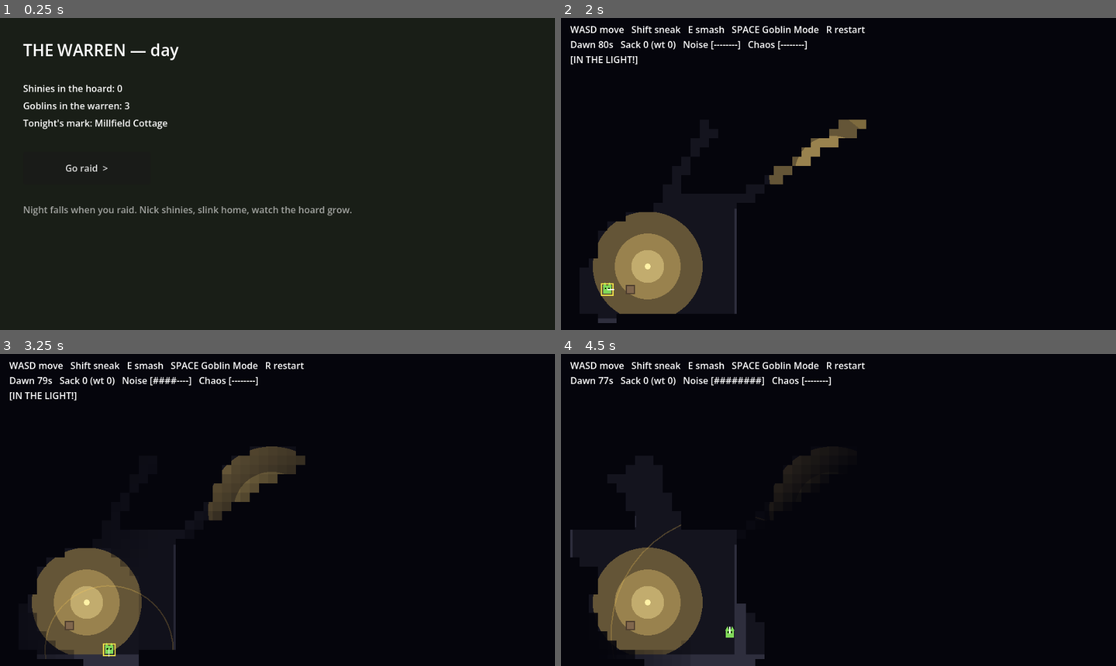
Above: before the commit, frames 1-4 (two rows, left to right).
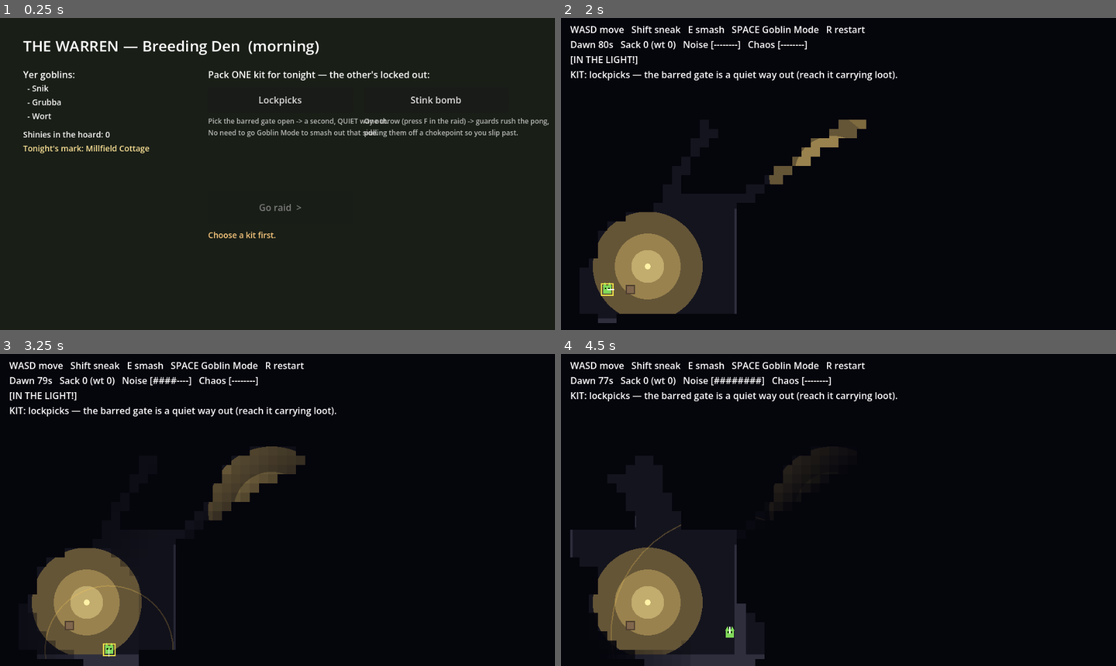
Above: after the commit, the same moments.

Repository: steverowley/goblin-mode
Game: Godot game, scene res://scenes/main.tscn
Two runs of this game, one before a commit and one after it. Both use one fixed random seed, a clock stepped at 60 frames per second and the inputs below.
Inputs (mouse positions are in pixels of both pictures, inside the frame that each line leads up to):
- Up to frame 1 (0.25 s): no input
- Up to frame 2 (2 s): click (844, 99) at 0.5 s, where only the run after the commit has a clickable "Lockpicks"; click "Go raid >" at 1.25 s
- Up to frame 3 (3.25 s): tap Enter at 2 s; hold D 2.03-2.78 s; tap F at 2.1, 2.85 s; tap Space at 2.27, 3.02 s; hold S from 2.78 s (still down)
- Up to frame 4 (4.5 s): release S at 3.53 s; hold D 3.53-4.28 s; tap R at 3.6 s; tap F at 3.8 s; hold W from 4.28 s (still down); tap E at 4.35 s

The runs differ from the first frame. In frame 1, 5.4% of the frame differs, in the area x 4-99%, y 7-71%; in frame 2, 0.7%; in frame 3, 0.7%; in frame 4, 0.7%.

Commit message:
feat(warren): build the Recruitment Den with one forced morning kit choice
The M2-3 day-room (#8): each morning the Den forces ONE consequential choice
(decision I) that changes HOW the raid plays, not just raw power.

- warren.gd is reworked into the cursor-driven Breeding Den: it shows the roster
  + hoard, and presents a forced kit fork (lockpicks OR stink bomb). Picking one
  locks out the other for that raid, writes GameState.loadout, and only then
  un-gates the "Go raid" button. A fresh morning resets the choice.
- game_state.gd gains a serialisable `loadout` string (KIT_LOCKPICKS / KIT_STINK)
  so the raid reads the morning choice back.
- fun_probe.gd reads the kit and visibly changes play:
  * lockpicks -> the barred gate becomes a quiet second exit (no Goblin Mode
    needed to leave that side), redrawn as "picked".
  * stink bomb -> a one-shot F throw drops a cloud that lures nearby guards in to
    investigate, dragging them off a chokepoint so you slip past.
  With no kit (launched directly) every new branch stays inert, so the standalone
  Fun Probe is unchanged.

Verified headless: Den spine + standalone raid boot clean, and a throwaway
harness drove two full mornings (lockpicks then stink) confirming the Go-raid
gate, the per-morning reset, and the raid reading each kit.

Refs #8

Co-Authored-By: Claude Opus 4.8 (1M context) <noreply@anthropic.com>

Diff:
--- a/scripts/fun_probe.gd
+++ b/scripts/fun_probe.gd
@@ -53,6 +53,15 @@
 var embedded := false
 var _awaiting_return := false        # embedded + resolved: next key returns to the warren
 
+# --- Morning loadout (issue #8): the one kit the Den packed, read from GameState.
+# None when launched directly -> the Fun Probe plays exactly as the base greybox.
+const STINK_R := 220.0               # stink-cloud radius that pulls guards in to investigate
+const STINK_TIME := 3.5              # how long the pong lingers
+var _kit_lockpicks := false          # the barred gate becomes a quiet 2nd exit (no frenzy needed)
+var _stink_charges := 0              # one-shot stink bombs in the sack
+var _stink_pos := Vector2.ZERO
+var _stink_t := 0.0                  # remaining stink-cloud time
+
 var _player: GoblinScript
 var _guards: Array = []       # the tall-folk on patrol (noise routed to all)
 
@@ -87,6 +96,7 @@
 	_build_stuff()
 	_build_actors()
 	_build_hud()
+	_apply_loadout()
 
 func _init_fog() -> void:
 	# The memory fog lives on its own CanvasLayer above the world (so it covers
@@ -230,6 +240,16 @@
 	_banner.visible = false
 	layer.add_child(_banner)
 
+## Read the morning loadout the Den wrote into GameState (issue #8). Launched
+## directly, GameState.loadout is "" -> no kit -> the raid plays exactly as the
+## base greybox cut always has.
+func _apply_loadout() -> void:
+	match GameState.loadout:
+		GameState.KIT_LOCKPICKS:
+			_kit_lockpicks = true
+		GameState.KIT_STINK:
+			_stink_charges = 1
+
 func _physics_process(delta: float) -> void:
 	if _state != "play":
 		return
@@ -260,11 +280,20 @@
 	for g in _guards:
 		g.set_tension(tension)
 
-	# Win first, so reaching the OUT door (with loot) or smashing the gate in
-	# frenzy on the very last frame counts as a win, not a dawn loss.
+	# Stink bomb (issue #8): while the cloud lingers it keeps pulling nearby guards
+	# in to investigate the pong — drop it to drag them off a chokepoint, then slip by.
+	if _stink_t > 0.0:
+		_stink_t -= delta
+		for g in _guards:
+			if g.global_position.distance_to(_stink_pos) < STINK_R:
+				g.hear_noise(_stink_pos, 1.0)
+
+	# Win first, so reaching the OUT door (with loot) or leaving via the gate on the
+	# very last frame counts as a win, not a dawn loss. The gate is a frenzy smash-out
+	# OR, with the lockpicks kit, a quiet exit you can stroll through carrying loot.
 	if _player.sack > 0 and _player.global_position.distance_to(EXIT_POS) < EXIT_R:
 		_win()
-	elif _player.frenzy and _player.global_position.distance_to(GATE_POS) < GATE_R:
+	elif _player.global_position.distance_to(GATE_POS) < GATE_R and (_player.frenzy or (_kit_lockpicks and _player.sack > 0)):
 		_win()
 
 	# Dawn breaks — caught in the open.
@@ -305,6 +334,8 @@
 			_spawn_text(_player.global_position, "GOBLIN MODE!", Color(0.6, 1.0, 0.2))
 	elif event.keycode == KEY_E:
 		_smash_near(_player.global_position, SMASH_R, false)
+	elif event.keycode == KEY_F:
+		_deploy_stink()
 
 ## Route a noise event from somewhere in the world to everything that can hear.
 ## (One guard today; a loop over a guard list tomorrow.)
@@ -480,6 +511,16 @@
 
 func _spawn_text(pos: Vector2, text: String, color: Color) -> void:
 	_floaters.append({"pos": pos + Vector2(-12, -18), "text": text, "life": 1.2, "max": 1.2, "color": color})
+
+## Lob the one stink bomb at the goblin's feet (issue #8). The cloud then lures
+## nearby guards in to investigate (handled each frame in _physics_process).
+func _deploy_stink() -> void:
+	if _stink_charges <= 0:
+		return
+	_stink_charges -= 1
+	_stink_pos = _player.global_position
+	_stink_t = STINK_TIME
+	_spawn_text(_stink_pos, "*PHWOAR* stink bomb!", Color(0.6, 1.0, 0.3))
 
 func _on_caught() -> void:
 	if _state == "play":
@@ -554,6 +595,14 @@
 		flags += "[GUARD ON YOU!]"
 	if flags != "":
 		lines.append(flags.strip_edges())
+	# Kit line (issue #8) — only shown when a morning kit is packed, so the
+	# standalone Fun Probe's HUD is unchanged.
+	if _kit_lockpicks:
+		lines.append("KIT: lockpicks — the barred gate is a quiet way out (reach it carrying loot).")
+	elif _stink_t > 0.0:
+		lines.append("KIT: *stink cloud active* — slip past while they cough!")
+	elif _stink_charges > 0:
+		lines.append("KIT: stink bomb x%d — press F near a chokepoint to lure the guards." % _stink_charges)
 	_info.text = "\n".join(lines)
 
 func _meter(v: float, cells: int) -> String:
@@ -573,11 +622,17 @@
 	# Walls.
 	for r in _wall_rects:
 		draw_rect(r, Color(0.18, 0.18, 0.24))
-	# Barred gate — smash out here in Goblin Mode.
-	var frenzy := _player != null and _player.frenzy
-	var gate_col := Color(0.75, 0.5, 0.2, 0.95) if frenzy else Color(0.45, 0.35, 0.2, 0.8)
-	draw_rect(Rect2(GATE_POS.x - 6, GATE_POS.y - 28, 12, 56), gate_col)
-	_label(GATE_POS + Vector2(-118, 2), "smash-out (frenzy) ->", Color(0.8, 0.7, 0.4, 0.85))
+	# Barred gate — smash out in Goblin Mode, OR (with the lockpicks kit) a quiet exit.
+	if _kit_lockpicks:
+		var carrying := _player != null and _player.sack > 0
+		var gcol := Color(0.3, 0.7, 1.0, 0.5) if carrying else Color(0.3, 0.7, 1.0, 0.22)
+		draw_rect(Rect2(GATE_POS.x - 6, GATE_POS.y - 28, 12, 56), gcol)
+		_label(GATE_POS + Vector2(-150, 2), "picked — slip out ->", Color(0.6, 0.85, 1.0, 0.9))
+	else:
+		var frenzy := _player != null and _player.frenzy
+		var gate_col := Color(0.75, 0.5, 0.2, 0.95) if frenzy else Color(0.45, 0.35, 0.2, 0.8)
+		draw_rect(Rect2(GATE_POS.x - 6, GATE_POS.y - 28, 12, 56), gate_col)
+		_label(GATE_POS + Vector2(-118, 2), "smash-out (frenzy) ->", Color(0.8, 0.7, 0.4, 0.85))
 	# Exit (brightens once you're carrying loot).
 	var carrying := _player != null and _player.sack > 0
 	var ef := 0.42 if carrying else 0.16
@@ -605,6 +660,12 @@
 			probe._draw_overlay(self)
 
 func _draw_overlay(cv: CanvasItem) -> void:
+	# Stink cloud (issue #8) — a green pall, kept bright above the fog, that lures guards in.
+	if _stink_t > 0.0:
+		var sa: float = clampf(_stink_t / STINK_TIME, 0.0, 1.0)
+		cv.draw_circle(_stink_pos, STINK_R, Color(0.5, 0.9, 0.3, 0.08 * sa))
+		cv.draw_arc(_stink_pos, STINK_R, 0.0, TAU, 48, Color(0.6, 1.0, 0.3, 0.5 * sa), 2.0)
+		cv.draw_circle(_stink_pos, 8.0, Color(0.7, 1.0, 0.35, 0.85 * sa))
 	# Where each guard is heading to investigate a noise / search after losing you.
 	for g in _guards:
 		if g.investigating:
--- a/scripts/game_state.gd
+++ b/scripts/game_state.gd
@@ -9,11 +9,19 @@
 
 const SCHEMA_VERSION := 1
 
+## The morning loadout the Recruitment Den writes (issue #8): the one kit the
+## player packs for tonight's raid, which the raid reads to change HOW it plays.
+## Kept a plain string id (one of KIT_* below, or "" for "not chosen yet") so it
+## stays JSON-serialisable alongside the rest of GameState.
+const KIT_LOCKPICKS := "lockpicks"
+const KIT_STINK := "stink"
+
 var schema_version := SCHEMA_VERSION
 var roster: Array = []              # living goblins, each a plain Dictionary
 var resources: Dictionary = {}      # the warren's stockpiles, e.g. {"shinies": 0}
 var unlocks: Array = []             # unlocked things, as string ids
 var chosen_target: Dictionary = {}  # the raid the player picked for tonight
+var loadout := ""                   # this morning's packed kit (KIT_* or "")
 var last_raid: Dictionary = {}      # summary of the most recent raid's outcome
 
 func _ready() -> void:
@@ -31,4 +39,5 @@
 	resources = {"shinies": 0}
 	unlocks = []
 	chosen_target = {"name": "Millfield Cottage", "difficulty": 1}
+	loadout = ""
 	last_raid = {}
--- a/scripts/warren.gd
+++ b/scripts/warren.gd
@@ -1,21 +1,41 @@
 extends Control
-## M2-1 placeholder Warren (the day room).
+## M2-3 (#8): the Recruitment / Breeding Den — the one hand-built warren room the
+## vertical slice commits to (decision L). Cursor-driven, greybox.
 ##
-## The real Recruitment/Breeding Den, economy, and job assignment arrive in
-## later M2 issues (#8, #12). For the tracer bullet this is just a readout of the
-## persistent GameState plus one button that fires the raid — enough to SEE the
-## day->night->return loop run end to end (last night's loot lands in the hoard).
+## Each MORNING forces exactly ONE consequential choice (decision I) that changes
+## HOW tonight's raid plays, not just raw power: the player packs ONE kit
+## (lockpicks OR stink bomb) — picking one locks out the other for that raid.
+## The choice is written into GameState.loadout; the raid reads it. The raid can't
+## be launched until the choice is made.
 ##
 ## Built in code to match the project's style (the raid level is built in code
-## too — the .tscn is a bare root node).
+## too — the .tscn is a bare root node). Recruitment/breeding proper, the economy,
+## and job assignment arrive in later M2 issues (#9, #12).
 
 signal go_raid
 
+## The kits on offer this morning. Keys MUST match GameState.KIT_* ids; the raid
+## (fun_probe.gd) reads the same ids back to decide how it plays.
+const KITS := {
+	GameState.KIT_LOCKPICKS: {
+		"label": "Lockpicks",
+		"short": "lockpicks",
+		"blurb": "Pick the barred gate open -> a second, QUIET way out.\nNo need to go Goblin Mode to smash out that side.",
+	},
+	GameState.KIT_STINK: {
+		"label": "Stink bomb",
+		"short": "stink bomb",
+		"blurb": "One throw (press F in the raid) -> guards rush the pong,\npulling them off a chokepoint so you slip past.",
+	},
+}
+
 var _hoard: Label
-var _roster: Label
-var _target: Label
+var _go_btn: Button
+var _choice_hint: Label
+var _kit_btns := {}        # kit id -> Button
 
 func _ready() -> void:
+	GameState.loadout = ""   # a fresh morning: the choice must be made again
 	set_anchors_and_offsets_preset(Control.PRESET_FULL_RECT)
 
 	var bg := ColorRect.new()
@@ -25,37 +45,77 @@
 	add_child(bg)
 
 	var title := Label.new()
-	title.text = "THE WARREN — day"
-	title.position = Vector2(40, 36)
-	title.add_theme_font_size_override("font_size", 28)
+	title.text = "THE WARREN — Breeding Den  (morning)"
+	title.position = Vector2(40, 30)
+	title.add_theme_font_size_override("font_size", 26)
 	add_child(title)
 
-	_hoard = _stat(Vector2(40, 110))
-	_roster = _stat(Vector2(40, 140))
-	_target = _stat(Vector2(40, 170))
+	# --- Roster + hoard panel (left) ---
+	_label("Yer goblins:", Vector2(40, 86), 16)
+	var y := 112
+	for g in GameState.roster:
+		var nm: String = str(g.get("name", "?"))
+		var alive: bool = bool(g.get("alive", true))
+		var line := _label("  - %s%s" % [nm, "" if alive else "  (dead)"], Vector2(40, y), 14)
+		if not alive:
+			line.modulate = Color(1, 1, 1, 0.4)
+		y += 24
+	_hoard = _label("", Vector2(40, y + 8), 14)
+	_label("Tonight's mark: %s" % str(GameState.chosen_target.get("name", "—")),
+		Vector2(40, y + 32), 14).modulate = Color(1, 0.9, 0.6)
 
-	var btn := Button.new()
-	btn.text = "Go raid  >"
-	btn.position = Vector2(40, 232)
-	btn.size = Vector2(220, 56)
-	btn.pressed.connect(func() -> void: go_raid.emit())
-	add_child(btn)
+	# --- The forced morning choice (right) ---
+	_label("Pack ONE kit for tonight — the other's locked out:", Vector2(360, 86), 16)
+	var cx := 360
+	for kit_id in KITS:
+		var info: Dictionary = KITS[kit_id]
+		var btn := Button.new()
+		btn.text = info.label
+		btn.position = Vector2(cx, 120)
+		btn.size = Vector2(250, 44)
+		btn.pressed.connect(_on_pick.bind(kit_id))
+		add_child(btn)
+		_kit_btns[kit_id] = btn
+		_label(info.blurb, Vector2(cx, 170), 12).modulate = Color(1, 1, 1, 0.7)
+		cx += 270
 
-	var hint := Label.new()
-	hint.text = "Night falls when you raid. Nick shinies, slink home, watch the hoard grow."
-	hint.position = Vector2(40, 320)
-	hint.modulate = Color(1, 1, 1, 0.6)
-	add_child(hint)
+	# --- Launch (gated on the choice) ---
+	_go_btn = Button.new()
+	_go_btn.text = "Go raid  >"
+	_go_btn.position = Vector2(360, 300)
+	_go_btn.size = Vector2(250, 56)
+	_go_btn.disabled = true
+	_go_btn.pressed.connect(func() -> void: go_raid.emit())
+	add_child(_go_btn)
+
+	_choice_hint = _label("Choose a kit first.", Vector2(360, 366), 14)
+	_choice_hint.modulate = Color(1, 0.8, 0.5)
 
 	_refresh()
 
-func _stat(pos: Vector2) -> Label:
+func _on_pick(kit_id: String) -> void:
+	if GameState.loadout != "":
+		return   # already packed this morning — the choice is locked
+	GameState.loadout = kit_id
+	for id in _kit_btns:
+		var b: Button = _kit_btns[id]
+		b.disabled = true                                # lock out further picks
+		if id == kit_id:
+			b.text = "%s  (PACKED)" % KITS[id].label
+			b.modulate = Color(0.6, 1.0, 0.5)            # chosen — green
+		else:
+			b.modulate = Color(1, 1, 1, 0.35)            # locked out — greyed
+	_go_btn.disabled = false
+	_choice_hint.text = "Packed the %s. Slink out when ready." % KITS[kit_id].short
+	_choice_hint.modulate = Color(0.6, 1.0, 0.5)
+
+func _label(text: String, pos: Vector2, size := 14) -> Label:
 	var l := Label.new()
+	l.text = text
 	l.position = pos
+	l.add_theme_font_size_override("font_size", size)
 	add_child(l)
 	return l
 
 func _refresh() -> void:
 	_hoard.text = "Shinies in the hoard: %d" % int(GameState.resources.get("shinies", 0))
-	_roster.text = "Goblins in the warren: %d" % GameState.roster.size()
-	_target.text = "Tonight's mark: %s" % str(GameState.chosen_target.get("name", "—"))
